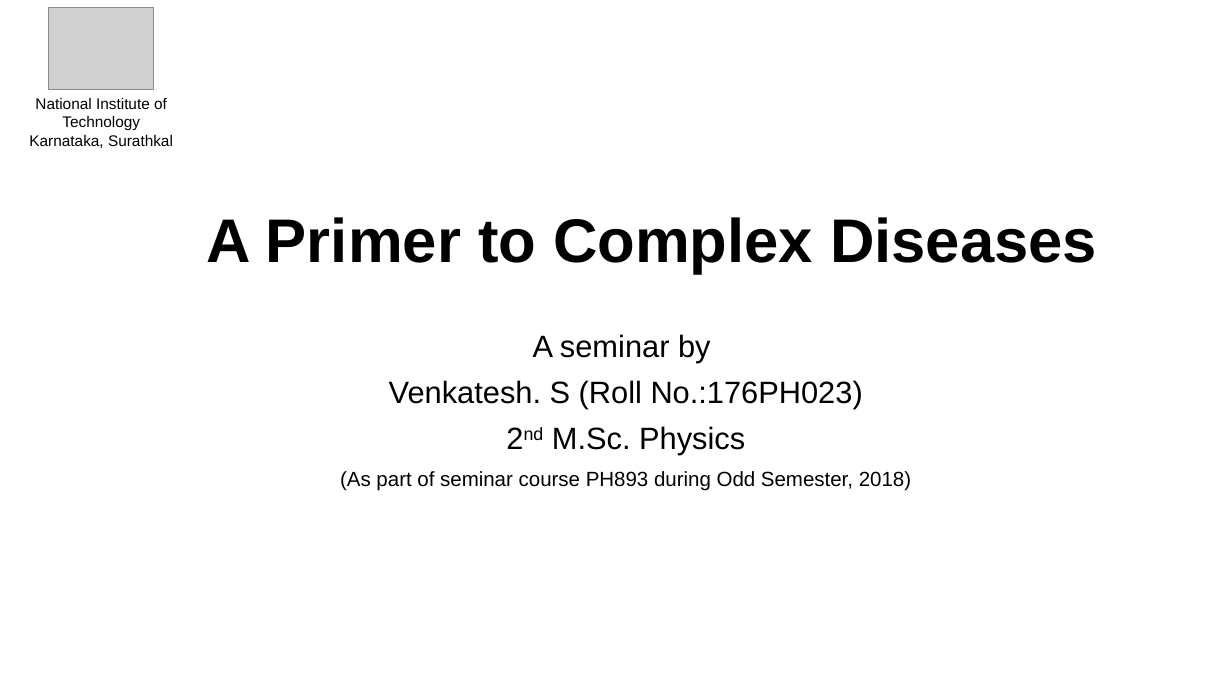
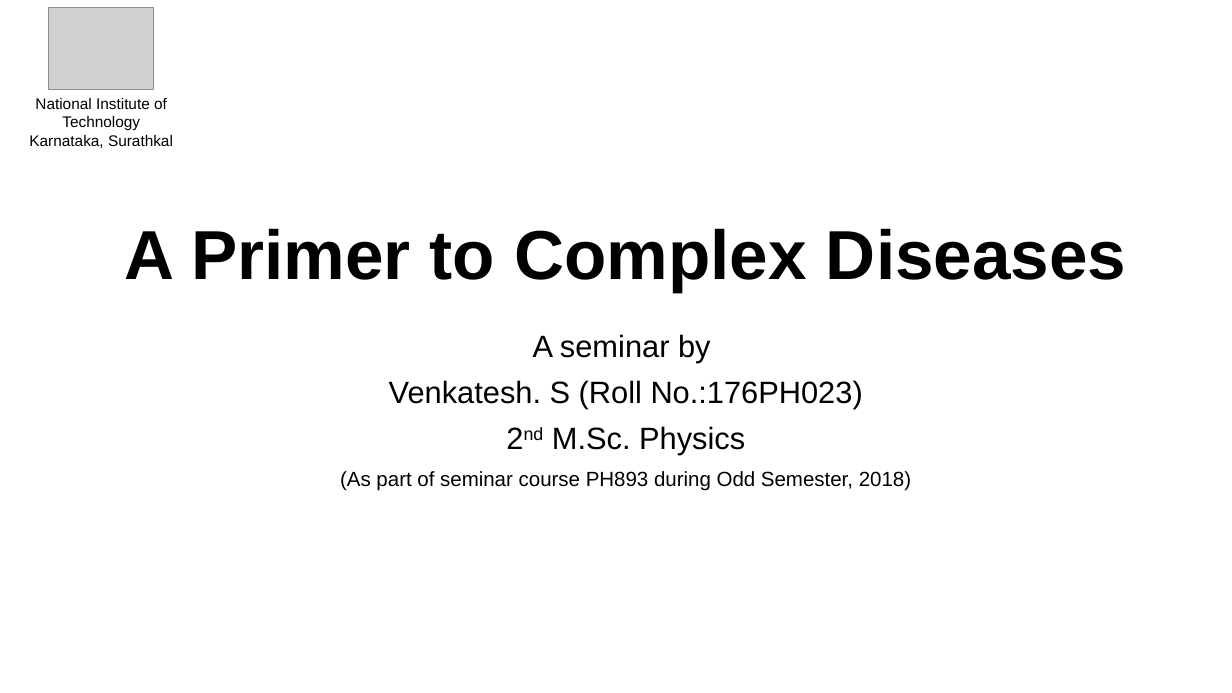
Before and after one commit to VenkiPhy6/seminar-thirdsem, a slide deck: slide 1 of A Primer to Complex Diseases.pptx. Drawn at 1232x693 pixels with LibreOffice and Linux fonts; fonts in the diff are those of the drawing; grey boxes stand for pictures. Boxes give left, top, right and bottom in pixels: in the first picture for what was removed or moved away, otherwise in the second. Text is boxed around its words. In the diff, an @@ line names an element or a change of style, - is before the commit and + after.

```diff
--- a/A Primer to Complex Diseases.pptx
+++ b/A Primer to Complex Diseases.pptx
@@ title "A Primer to Complex Diseases": place and size @@
-title "A Primer to Complex Diseases" at box(207, 217, 1097, 273)
+title "A Primer to Complex Diseases" at box(125, 228, 1126, 292)
@@ title "A Primer to Complex Diseases" at box(125, 228, 1126, 292): size 48 to 54 pt @@
```
Also in this commit, not shown: 13 other slides changed, 5 slides added, 1 slide removed, 2 other files.
